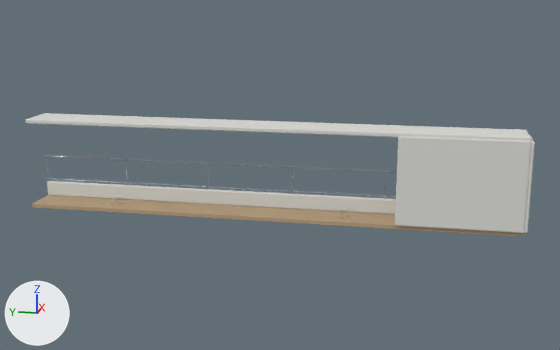
The glTF model site/luz-de-mar-realism/assets/port-side/context.glb, before and after one commit.
Before and after are seen from a 50 mm camera at (-14.56, -0.56, 7.29) aimed at (3.13, 2.98, 2.86). Lighting does not change. The marker at lower left points along +X, +Y and +Z. The first picture is the older version. Vertices at exactly the same position are counted once.

Names of what the first picture shows: 'port-side | none', 'port-side | port-side'.
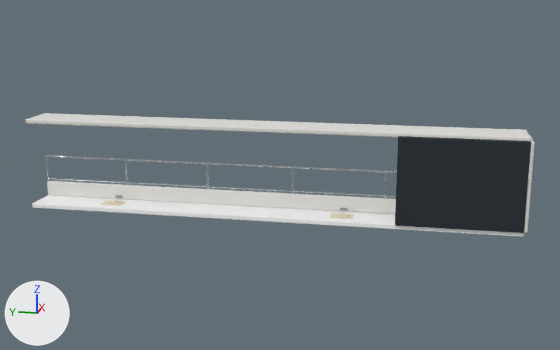
Changed parts and their boxes (x1, y1, x2, y2) in the pictures (560 x 350 px):
part 1 of me_cube_408, recoloured (lighter): (32, 195, 524, 237) in both
part 2 of me_cube_408, recoloured: (47, 121, 534, 233) in both

The change, as a diff of the scene's bpy script:
```diff
--- a/site/luz-de-mar-realism/assets/port-side/context.glb.py
+++ b/site/luz-de-mar-realism/assets/port-side/context.glb.py
@@ mat_lit_distant_paint @@
+mat_lit_distant_paint = bpy.data.materials.new('Lit distant paint')
+mat_lit_distant_paint.use_nodes = True; mat_lit_distant_paint.node_tree.nodes.clear()
+_N = mat_lit_distant_paint.node_tree.nodes; _L = mat_lit_distant_paint.node_tree.links
+n0 = _N.new('ShaderNodeBsdfPrincipled'); n0.name = 'Principled BSDF'
+n1 = _N.new('ShaderNodeOutputMaterial'); n1.name = 'Material Output'
+n2 = _N.new('ShaderNodeVertexColor'); n2.name = 'Color Attribute'
+_L.new(n0.outputs[0], n1.inputs[0])  # 'BSDF' to 'Surface'
+_L.new(n2.outputs[0], n0.inputs[0])  # 'Color' to 'Base Color'
@@ me_cube_408 @@
 me_cube_408.from_pydata(...)  # 608 vertices, 1156 faces; spans x 2.6..3.59, y -2.72..9.23, z 1.83..4.09
 # used by ob_port_side___port_side; location = (0.0, 0.0, 0.0)
+# me_cube_408 part 1: 360 faces spanning x 2.65..3.54, y -2.64..9.23, z 1.83..1.95 switch from mat_distant_wood (beige #baa07e) to mat_lit_distant_paint
+# me_cube_408 part 2: 748 faces spanning x 2.6..3.59, y -2.72..9.23, z 1.93..4.09 switch from mat_distant_paint (light grey #deded8) to mat_lit_distant_paint
```
